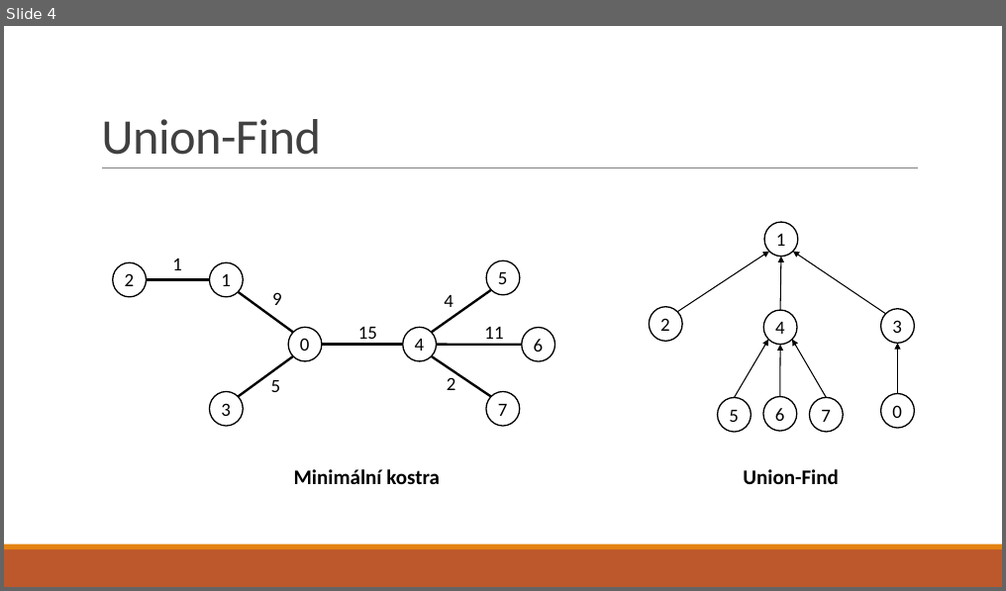
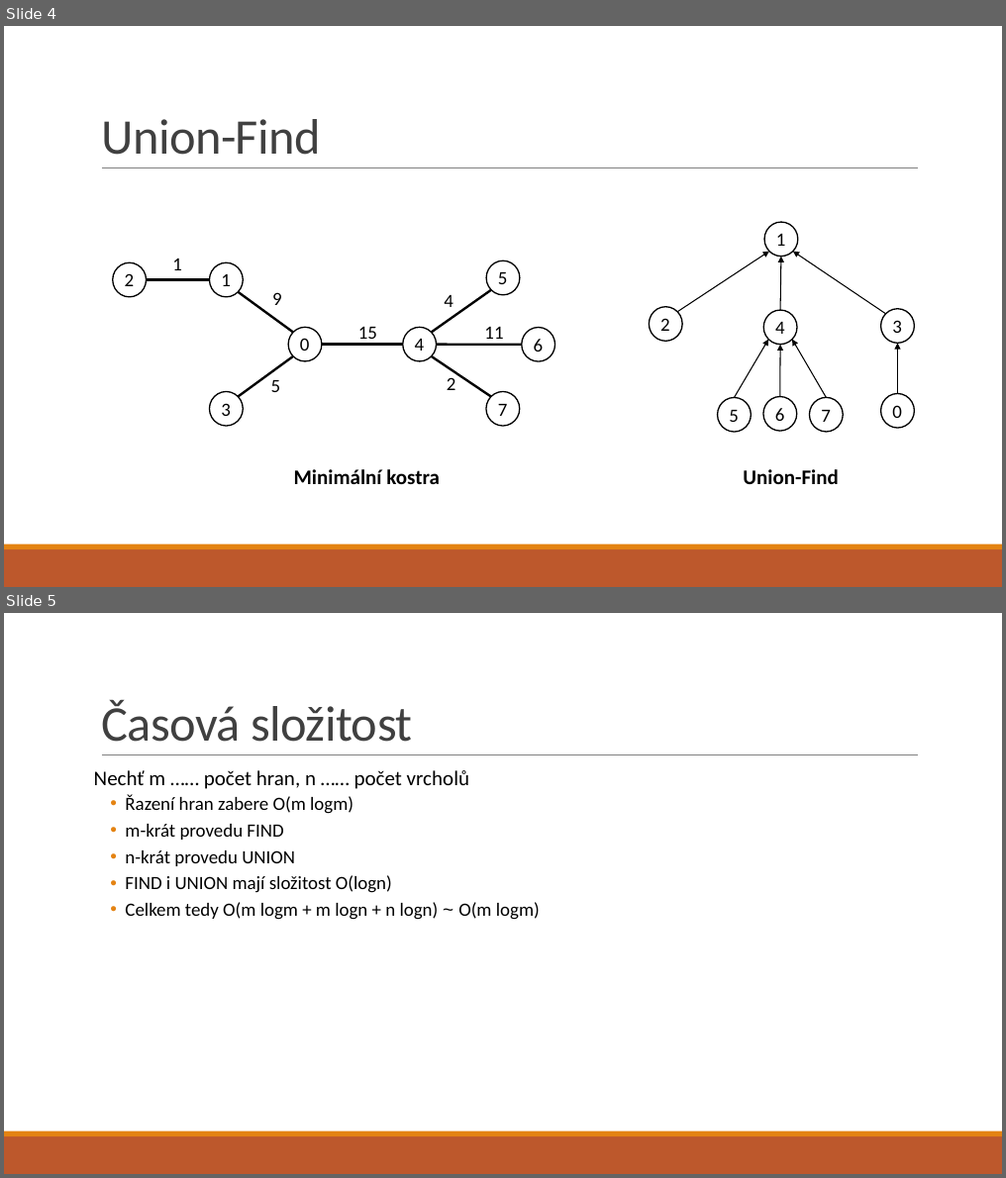
Before and after one commit to 55555martin/zeman_repo, a slide deck: Kruskaluv_algoritmus_a_Union-find/Kruskalův_algoritmus.pptx. Shown one above the other, each under a label of ours: slide 4 before the commit, slides 4 and 5 after it. The pictures are 1006x591 and 1006x1178 pixels, drawn with LibreOffice and Linux fonts; fonts in the diff are those of the drawing. Boxes give left, top, right and bottom in pixels: in the first picture for what was removed or moved away, otherwise in the second. Text is boxed around its words. In the diff, an @@ line names an element or a change of style, - is before the commit and + after.

Commit message:
Časová složitost Kruskala

```diff
--- a/Kruskaluv_algoritmus_a_Union-find/Kruskalův_algoritmus.pptx
+++ b/Kruskaluv_algoritmus_a_Union-find/Kruskalův_algoritmus.pptx
@@ slide 5 added at <box>4,613,1002,1174</box>, background #FFFFFF; not listed: 3 template elements that a slide beside it also shows @@
@@ title added at <box>101,700,412,742</box>, 48 pt, text #404040 @@
+Časová složitost
@@ text added at <box>94,770,540,920</box>, 18 pt, text #000000 @@
+Nechť m …… počet hran, n …… počet vrcholů
+  • Řazení hran zabere O(m logm)
+  • m-krát provedu FIND
+  • n-krát provedu UNION
+  • FIND i UNION mají složitost O(logn)
+  • Celkem tedy O(m logm + m logn + n logn) ~ O(m logm)
```
